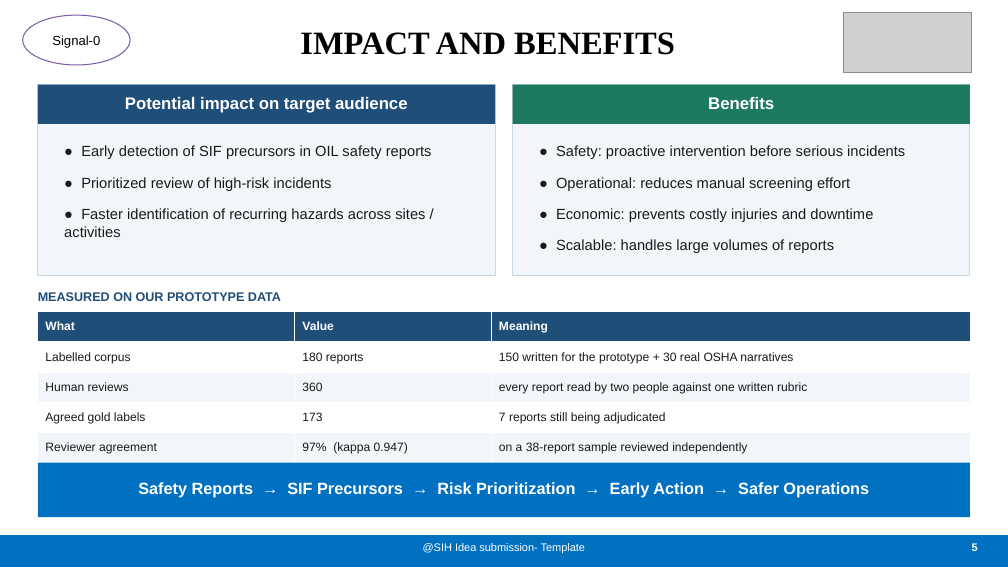
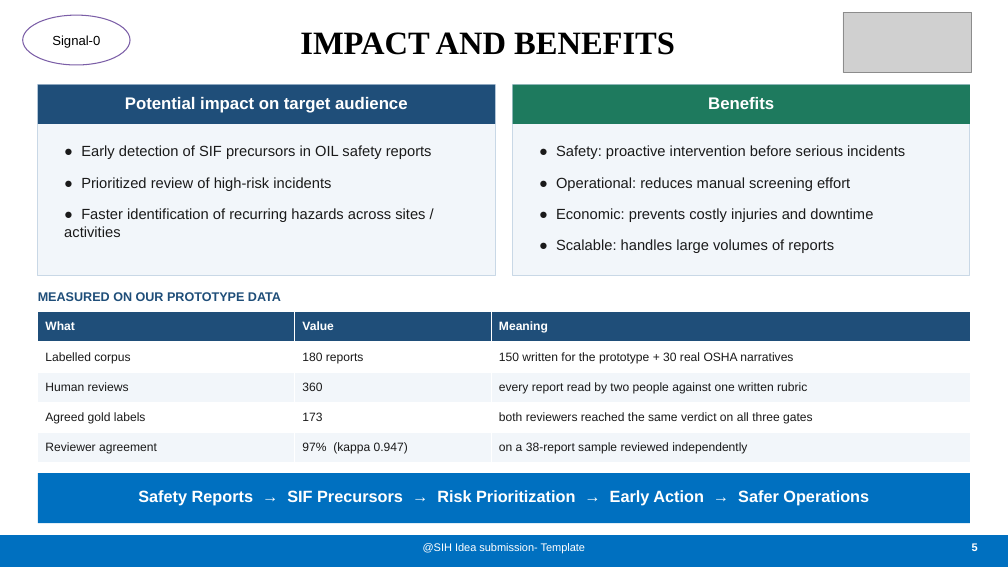
Before and after one commit to sukanya-2006/SANKET, a slide deck: slide 5 of docs/SANKET-SIH2026-Idea-Submission.pptx. Drawn at 1008x567 pixels with LibreOffice and Linux fonts; fonts in the diff are those of the drawing; grey boxes stand for pictures. Boxes give left, top, right and bottom in pixels: in the first picture for what was removed or moved away, otherwise in the second. Text is boxed around its words. In the diff, an @@ line names an element or a change of style, - is before the commit and + after.

```diff
--- a/docs/SANKET-SIH2026-Idea-Submission.pptx
+++ b/docs/SANKET-SIH2026-Idea-Submission.pptx
@@ table at (38, 312, 970, 463) @@
-row 4, column 3: 7 reports still being adjudicated
+row 4, column 3: both reviewers reached the same verdict on all three gates
@@ rectangle: place and size @@
-rectangle at (38, 463, 970, 517)
+rectangle at (38, 473, 970, 523)
@@ text "Safety Reports → SIF Precursors ...": place and size @@
-text "Safety Reports → SIF Precursors ..." at (138, 482, 869, 497)
+text "Safety Reports → SIF Precursors ..." at (138, 490, 869, 506)
```
Also in this commit, not shown: 3 other slides changed, 5 other files.
